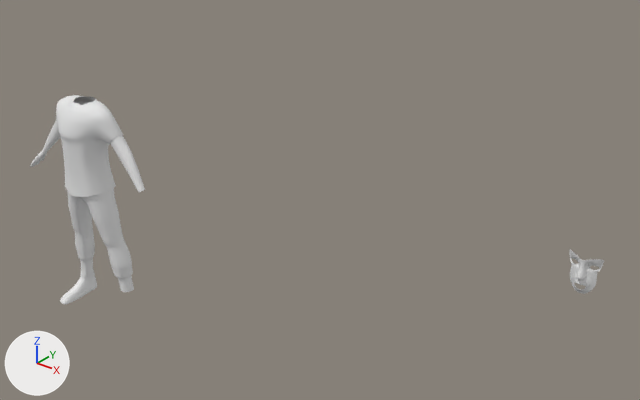
A saved change to the Blender file BlendFilesForUnity/Models that are still in progress/ZombieNormal.blend.
One viewpoint serves both versions: a 50 mm lens placed at (1.25, -3.43, 3.76), pointed at (-1.83, 0.41, 1.38). Arrows for +X, +Y and +Z are at lower left; the lights stay in place.

The first picture shows 'Character', 'Plane'.
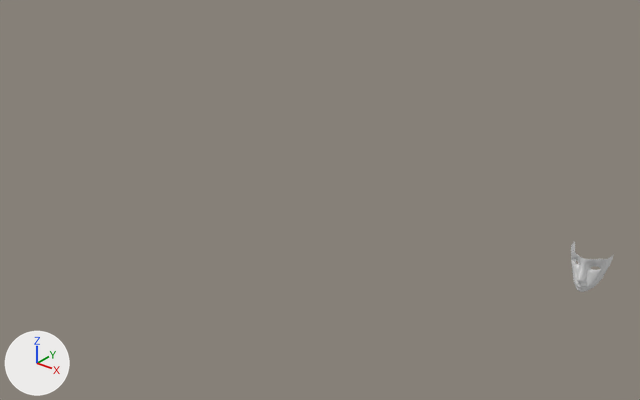
Where the change shows, as pixel boxes (x1, y1, x2, y2) in the pictures (640 x 400 px):
'Character', hidden: before (30, 95, 145, 305)
'Plane', moved, rescaled (26% wider, 13% taller): before (570, 249, 604, 294); after (571, 241, 614, 292)

Patch to the scene script:
```diff
--- a/BlendFilesForUnity/Models that are still in progress/ZombieNormal.blend.py
+++ b/BlendFilesForUnity/Models that are still in progress/ZombieNormal.blend.py
@@ ob_plane @@
 ob_plane = bpy.data.objects.new('Plane', me_plane)
-ob_plane.location = (-0.007, 0.021, 1.78)
+ob_plane.location = (-0.007, 0.026, 1.782)
 ob_plane.rotation_euler = (1.571, 0.0, 0.0)  # degrees (90, 0, 0)
-ob_plane.scale = (0.0116, 0.0116, 0.0116)
+ob_plane.scale = (0.0115, 0.0134, 0.0134)
 _m = ob_plane.modifiers.new('Mirror', 'MIRROR')
@@ ob_character @@
 _m = ob_character.modifiers.new('Subsurf', 'SUBSURF')
+ob_character.hide_viewport = True
```
